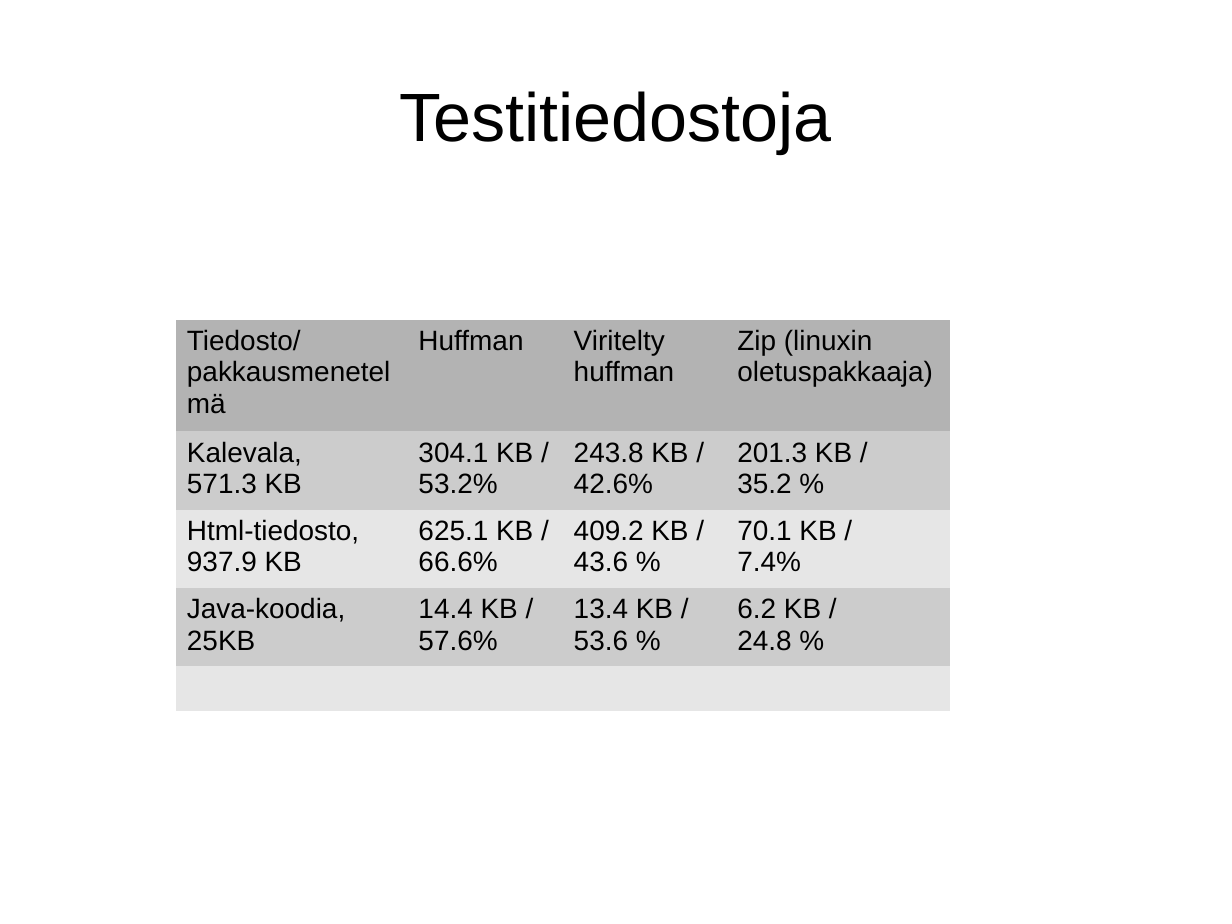
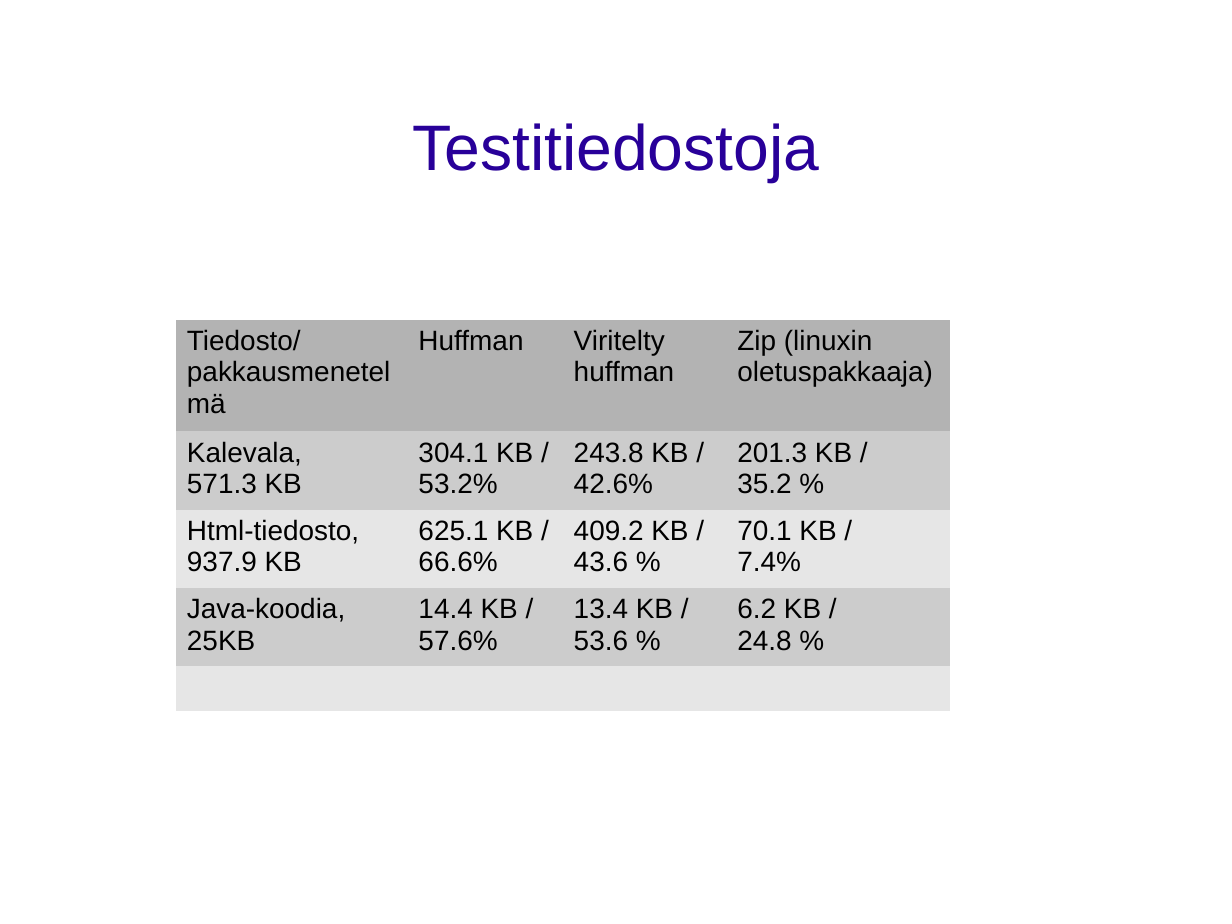
Before and after one commit to tobtobtob/tiralabra, a slide deck: slide 4 of Tiralabra/dokumentaatio/esitys.odp. Drawn at 1232x924 pixels with LibreOffice and Linux fonts; fonts in the diff are those of the drawing; background and template pictures are left out. Boxes give left, top, right and bottom in pixels: in the first picture for what was removed or moved away, otherwise in the second. Text is boxed around its words. In the diff, an @@ line names an element or a change of style, - is before the commit and + after.

```diff
--- a/Tiralabra/dokumentaatio/esitys.odp
+++ b/Tiralabra/dokumentaatio/esitys.odp
@@ title "Testitiedostoja": place and size @@
-title "Testitiedostoja" at (399,91,831,153)
+title "Testitiedostoja" at (412,123,819,182)
@@ title "Testitiedostoja" at (412,123,819,182): size 44 to 41.4 pt, text colour #000000 to #280099 @@
```
Also in this commit, not shown: 3 other slides changed, 3 other files.
